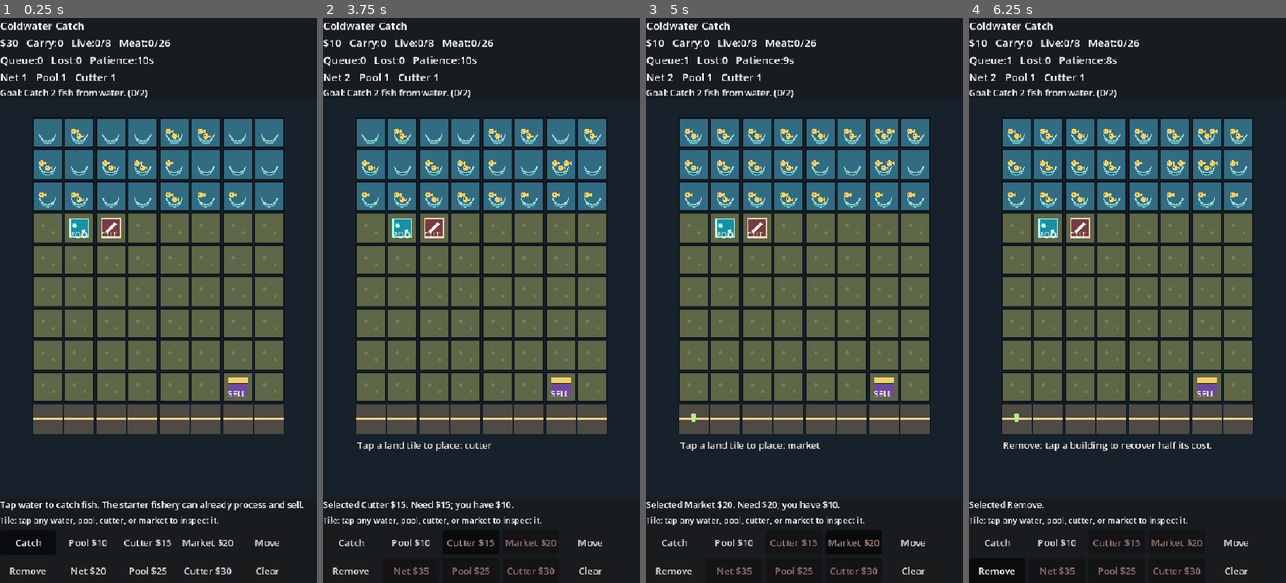
Above: before the commit, frames 1-4 (left to right).
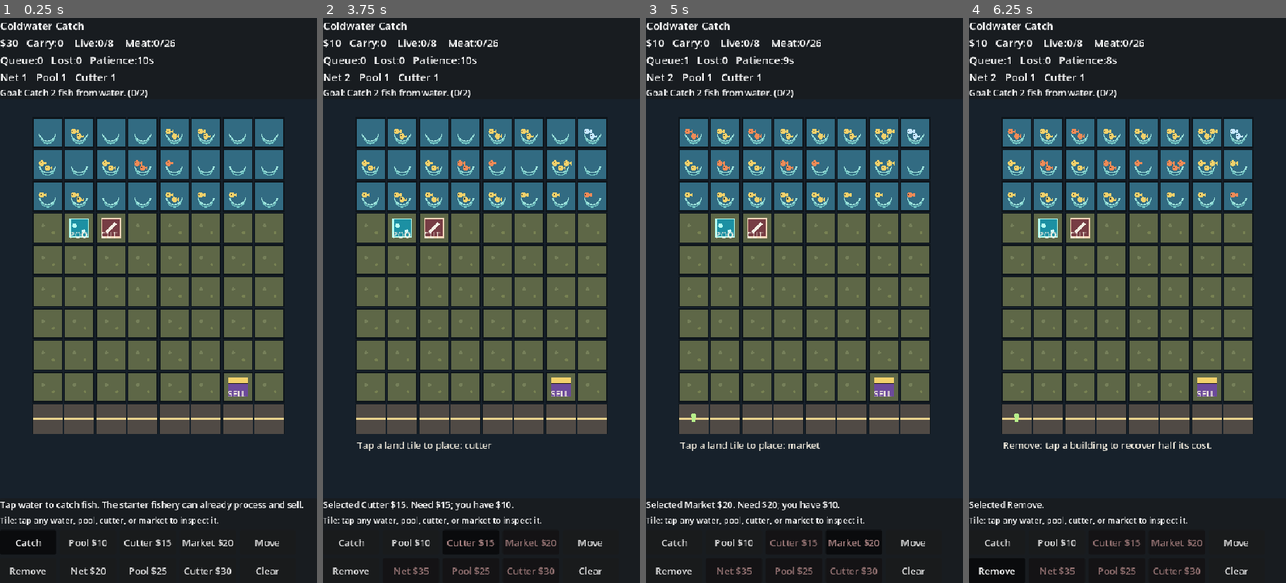
Above: after the commit, the same moments.

Repository: FunnySkillz/project_tilesgame
Game: Godot game, scene res://scenes/Main.tscn
Two runs of this game, one before a commit and one after it. Both use one fixed random seed, a clock stepped at 60 frames per second and the inputs below.
Inputs:
- Up to frame 1 (0.25 s): no input
- Up to frame 2 (3.75 s): click "Net $20" at 0.5 s; click "Net $35" at 1.25 s; click "Catch" at 2 s; click "Pool $10" at 2.75 s; click "Cutter $15" at 3.5 s
- Up to frame 3 (5 s): click "Market $20" at 4.25 s
- Up to frame 4 (6.25 s): click "Move" at 5 s; click "Remove" at 5.75 s

The runs differ from the first frame. In frame 1, 0.3% of the frame differs, in the area x 22-56%, y 3-27%; in frame 2, 0.4%; in frame 3, 0.5%; in frame 4, 0.5%, in the area x 12-87%, y 3-32%.

Commit message:
Start progression with fish types

Diff:
--- a/scripts/main.gd
+++ b/scripts/main.gd
@@ -3,6 +3,7 @@
 enum TileKind { WATER, LAND, ROAD }
 enum BuildKind { NONE, POOL, CUTTER, MARKET }
 enum GoalStep { CATCH, STORE, PROCESS, SELL, UPGRADE, BUILD, COMPLETE }
+enum FishKind { MINNOW, CARP, SILVERFISH }
 
 const GRID_W := 8
 const GRID_H := 10
@@ -26,8 +27,8 @@
 var tiles: Array = []
 var selected_tool := TOOL_CATCH
 var money := 30
-var carried_fish := 0
-var live_fish := 0
+var carried_fish_stock: Array = [0, 0, 0]
+var live_fish_stock: Array = [0, 0, 0]
 var meat := 0
 var net_level := 1
 var pool_level := 1
@@ -41,6 +42,7 @@
 var status_text := "Tap water to catch fish. The starter fishery can already process and sell."
 var goal_step := GoalStep.CATCH
 var fish_caught_total := 0
+var fish_caught_by_kind: Array = [0, 0, 0]
 var fish_stored_total := 0
 var meat_processed_total := 0
 var meat_sold_total := 0
@@ -111,11 +113,13 @@
 				kind = TileKind.WATER
 			elif y == GRID_H - 1:
 				kind = TileKind.ROAD
+			var fish_kind := _random_fish_kind()
 			var fish_count := randi_range(1, 2) if kind == TileKind.WATER and randf() < 0.45 else 0
 			row.append({
 				"kind": kind,
 				"building": BuildKind.NONE,
 				"fish": fish_count,
+				"fish_kind": fish_kind,
 				"spawn_timer": randf_range(2.0, 6.0)
 			})
 		tiles.append(row)
@@ -277,27 +281,27 @@
 			return
 
 		var caught: int = min(tile["fish"], net_level)
+		var fish_kind := int(tile["fish_kind"])
 		tile["fish"] -= caught
 		tiles[cell.y][cell.x] = tile
-		carried_fish += caught
+		_add_fish_to_stock(carried_fish_stock, fish_kind, caught)
 		fish_caught_total += caught
-		status_text = "Caught " + str(caught) + " fish. Tap a pool to store them."
-		_add_popup_for_cell(cell, "+" + str(caught) + " fish", Color("#f2d16b"))
+		_add_fish_to_stock(fish_caught_by_kind, fish_kind, caught)
+		status_text = "Caught " + str(caught) + " " + _fish_plural(fish_kind, caught) + ". Tap a pool to store them."
+		_add_popup_for_cell(cell, "+" + str(caught) + " " + _fish_name(fish_kind), _fish_color(fish_kind))
 		return
 
 	if tile["building"] == BuildKind.POOL:
-		if carried_fish <= 0:
+		if _carried_fish_total() <= 0:
 			status_text = "You are not carrying fish. Tap water first."
 			return
 
-		var room := _pool_capacity() - live_fish
+		var room := _pool_capacity() - _live_fish_total()
 		if room <= 0:
 			status_text = "Pools are full. Build or upgrade more capacity."
 			return
 
-		var moved: int = min(room, carried_fish)
-		carried_fish -= moved
-		live_fish += moved
+		var moved: int = _move_fish_between_stocks(carried_fish_stock, live_fish_stock, room)
 		fish_stored_total += moved
 		status_text = "Stored " + str(moved) + " live fish in pools."
 		_add_popup_for_cell(cell, "+" + str(moved) + " live", Color("#9fe4dd"))
@@ -385,7 +389,7 @@
 	money -= cost
 	net_level += 1
 	upgrades_bought_total += 1
-	status_text = "Net upgraded to level " + str(net_level) + "."
+	status_text = "Net upgraded to level " + str(net_level) + "." + _net_unlock_text()
 	_add_popup("Net level " + str(net_level), grid_rect.position + Vector2(grid_rect.size.x * 0.5, 28.0), Color("#f2d16b"))
 	_update_hud()
 
@@ -425,6 +429,7 @@
 
 			tile["spawn_timer"] -= delta
 			if tile["spawn_timer"] <= 0.0:
+				tile["fish_kind"] = _random_fish_kind()
 				tile["fish"] = randi_range(1, min(3, 1 + net_level))
 				tile["spawn_timer"] = randf_range(3.0, 7.0)
 			tiles[y][x] = tile
@@ -432,7 +437,7 @@
 
 func _tick_cutters(delta: float) -> void:
 	var cutter_count := _building_count(BuildKind.CUTTER)
-	if cutter_count <= 0 or live_fish <= 0:
+	if cutter_count <= 0 or _live_fish_total() <= 0:
 		cutter_progress = 0.0
 		return
 	if meat >= _meat_capacity():
@@ -442,16 +447,17 @@
 	var required: float = _cutter_required_time()
 	cutter_progress += delta * _cutter_rate()
 
-	while cutter_progress >= required and live_fish > 0:
-		var produced := 2 + int(cutter_level >= 3)
+	while cutter_progress >= required and _live_fish_total() > 0:
+		var fish_kind := _take_next_live_fish_kind()
+		var produced := _fish_meat_yield(fish_kind) + int(cutter_level >= 3)
 		if meat + produced > _meat_capacity():
+			_add_fish_to_stock(live_fish_stock, fish_kind, 1)
 			status_text = "Meat storage is full. Markets create more storage and sell faster near roads."
 			break
 		cutter_progress -= required
-		live_fish -= 1
 		meat += produced
 		meat_processed_total += produced
-		status_text = "Cutters processed fish into meat."
+		status_text = "Cutters processed " + _fish_name(fish_kind) + " into " + str(produced) + " meat."
 		_add_popup("+" + str(produced) + " meat", _building_center(BuildKind.CUTTER), Color("#ffd7bb"))
 
 
@@ -540,7 +546,7 @@
 
 
 func _can_remove_pool_at(cell: Vector2i) -> bool:
-	return live_fish <= _pool_capacity_without(cell)
+	return _live_fish_total() <= _pool_capacity_without(cell)
 
 
 func _meat_capacity() -> int:
@@ -589,6 +595,126 @@
 	return capacity
 
 
+func _random_fish_kind() -> int:
+	var roll := randf()
+	if net_level >= 3:
+		if roll < 0.30:
+			return FishKind.MINNOW
+		if roll < 0.75:
+			return FishKind.CARP
+		return FishKind.SILVERFISH
+	if net_level >= 2:
+		if roll < 0.45:
+			return FishKind.MINNOW
+		if roll < 0.85:
+			return FishKind.CARP
+		return FishKind.SILVERFISH
+	if roll < 0.72:
+		return FishKind.MINNOW
+	return FishKind.CARP
+
+
+func _fish_name(fish_kind: int) -> String:
+	match fish_kind:
+		FishKind.MINNOW:
+			return "minnow"
+		FishKind.CARP:
+			return "carp"
+		FishKind.SILVERFISH:
+			return "silverfish"
+		_:
+			return "fish"
+
+
+func _fish_plural(fish_kind: int, count: int) -> String:
+	var name := _fish_name(fish_kind)
+	if count == 1:
+		return name
+	if fish_kind == FishKind.SILVERFISH:
+		return "silverfish"
+	return name + "s"
+
+
+func _fish_color(fish_kind: int) -> Color:
+	match fish_kind:
+		FishKind.MINNOW:
+			return Color("#f2d16b")
+		FishKind.CARP:
+			return Color("#f08b57")
+		FishKind.SILVERFISH:
+			return Color("#c7e8ff")
+		_:
+			return Color("#f2d16b")
+
+
+func _fish_meat_yield(fish_kind: int) -> int:
+	match fish_kind:
+		FishKind.MINNOW:
+			return 1
+		FishKind.CARP:
+			return 2
+		FishKind.SILVERFISH:
+			return 3
+		_:
+			return 1
+
+
+func _stock_total(stock: Array) -> int:
+	var total := 0
+	for amount in stock:
+		total += int(amount)
+	return total
+
+
+func _carried_fish_total() -> int:
+	return _stock_total(carried_fish_stock)
+
+
+func _live_fish_total() -> int:
+	return _stock_total(live_fish_stock)
+
+
+func _add_fish_to_stock(stock: Array, fish_kind: int, count: int) -> void:
+	stock[fish_kind] = int(stock[fish_kind]) + count
+
+
+func _move_fish_between_stocks(from_stock: Array, to_stock: Array, max_count: int) -> int:
+	var moved := 0
+	for fish_kind: int in [FishKind.SILVERFISH, FishKind.CARP, FishKind.MINNOW]:
+		if moved >= max_count:
+			break
+		var available := int(from_stock[fish_kind])
+		if available <= 0:
+			continue
+		var take: int = min(available, max_count - moved)
+		from_stock[fish_kind] = available - take
+		to_stock[fish_kind] = int(to_stock[fish_kind]) + take
+		moved += take
+	return moved
+
+
+func _take_next_live_fish_kind() -> int:
+	for fish_kind: int in [FishKind.SILVERFISH, FishKind.CARP, FishKind.MINNOW]:
+		if int(live_fish_stock[fish_kind]) > 0:
+			live_fish_stock[fish_kind] = int(live_fish_stock[fish_kind]) - 1
+			return fish_kind
+	return FishKind.MINNOW
+
+
+func _stock_summary(stock: Array) -> String:
+	if _stock_total(stock) <= 0:
+		return ""
+
+	var parts: Array = []
+	if int(stock[FishKind.MINNOW]) > 0:
+		parts.append("M" + str(stock[FishKind.MINNOW]))
+	if int(stock[FishKind.CARP]) > 0:
+		parts.append("C" + str(stock[FishKind.CARP]))
+	if int(stock[FishKind.SILVERFISH]) > 0:
+		parts.append("S" + str(stock[FishKind.SILVERFISH]))
+	return "[" + " ".join(parts) + "]"
+
+
 func _format_ratio(value: float) -> String:
 	return "%.1f" % value
 
@@ -627,6 +753,14 @@
 
 func _cutter_upgrade_cost() -> int:
 	return 30 + (cutter_level - 1) * 25
+
+
+func _net_unlock_text() -> String:
+	if net_level == 2:
+		return " Silverfish can now appear in the water."
+	if net_level == 3:
+		return " Better fish now appear more often."
+	return ""
 
 
 func _affordability_color(cost: int) -> Color:
@@ -745,7 +879,11 @@
 		GoalStep.BUILD:
 			return "Goal: Build one extra pool, cutter, or market. " + _progress_text(buildings_built_total, 1)
 		_:
-			return "Phase 1 complete: keep improving the loop or start the next milestone."
+			if net_level < 2:
+				return "Progression: upgrade Net to level 2 to unlock silverfish."
+			if int(fish_caught_by_kind[FishKind.SILVERFISH]) <= 0:
+				return "Progression: catch a silverfish. It yields 3 meat."
+			return "Progression online: fish variety is active. Next milestone adds new buildings."
 
 
 func _progress_text(current: int, target: int) -> String:
@@ -790,11 +928,13 @@
 		return
 
 	var capacity := _pool_capacity()
-	hud_label.text = "Coldwater Catch\n$%d   Carry:%d   Live:%d/%d   Meat:%d/%d\nQueue:%d   Lost:%d   Patience:%ds\nNet %d   Pool %d   Cutter %d" % [
+	hud_label.text = "Coldwater Catch\n$%d   Carry:%d %s   Live:%d/%d %s   Meat:%d/%d\nQueue:%d   Lost:%d   Patience:%ds\nNet %d   Pool %d   Cutter %d" % [
 		money,
-		carried_fish,
-		live_fish,
+		_carried_fish_total(),
+		_stock_summary(carried_fish_stock),
+		_live_fish_total(),
 		capacity,
+		_stock_summary(live_fish_stock),
 		meat,
 		_meat_capacity(),
 		customers_waiting,
@@ -866,7 +1006,7 @@
 			draw_rect(rect, Color("#0e151b"), false, 2.0)
 
 			if tile["kind"] == TileKind.WATER:
-				_draw_water_tile(rect, int(tile["fish"]))
+				_draw_water_tile(rect, int(tile["fish"]), int(tile["fish_kind"]))
 			elif tile["kind"] == TileKind.ROAD:
 				_draw_road_tile(rect)
 			else:
@@ -880,13 +1020,13 @@
 				draw_rect(rect.grow(2.0), Color("#f2d16b"), false, 3.0)
 
 
-func _draw_water_tile(rect: Rect2, fish_count: int) -> void:
+func _draw_water_tile(rect: Rect2, fish_count: int, fish_kind: int) -> void:
 	draw_arc(rect.get_center(), tile_px * 0.26, 0.2, PI - 0.2, 16, Color("#9fe4dd"), 2.0)
 	draw_arc(rect.get_center() + Vector2(0, 6), tile_px * 0.22, 0.2, PI - 0.2, 16, Color("#72c5c3"), 2.0)
 
 	for i in fish_count:
 		var offset := Vector2(-tile_px * 0.18 + float(i) * tile_px * 0.18, -tile_px * 0.04 + float(i % 2) * 8.0)
-		_draw_fish(rect.get_center() + offset, tile_px * 0.18)
+		_draw_fish(rect.get_center() + offset, tile_px * 0.18, fish_kind)
 
 
 func _draw_road_tile(rect: Rect2) -> void:
@@ -940,15 +1080,16 @@
 			draw_line(stall.position + Vector2(0, stall.size.y * 0.32), stall.position + Vector2(stall.size.x, stall.size.y * 0.32), Color("#1b1720"), 2.0)
 
 
-func _draw_fish(center: Vector2, scale: float) -> void:
-	draw_circle(center, scale * 0.48, Color("#f2d16b"))
+func _draw_fish(center: Vector2, scale: float, fish_kind: int) -> void:
+	var color := _fish_color(fish_kind)
+	draw_circle(center, scale * 0.48, color)
 	draw_polygon(
 		PackedVector2Array([
 			center + Vector2(scale * 0.38, 0),
 			center + Vector2(scale * 0.82, -scale * 0.36),
 			center + Vector2(scale * 0.82, scale * 0.36)
 		]),
-		PackedColorArray([Color("#f2d16b"), Color("#f2d16b"), Color("#f2d16b")])
+		PackedColorArray([color, color, color])
 	)
 	draw_circle(center + Vector2(-scale * 0.18, -scale * 0.1), scale * 0.08, Color("#17212b"))
 
@@ -995,7 +1136,10 @@
 
 	var tile: Dictionary = tiles[selected_cell.y][selected_cell.x]
 	if tile["kind"] == TileKind.WATER:
-		return "Tile: water with " + str(tile["fish"]) + " fish."
+		if tile["fish"] <= 0:
+			return "Tile: water. Fish will return soon."
+		var fish_kind := int(tile["fish_kind"])
+		return "Tile: water with " + str(tile["fish"]) + " " + _fish_plural(fish_kind, int(tile["fish"])) + ". Yield: " + str(_fish_meat_yield(fish_kind)) + " meat."
 	if tile["kind"] == TileKind.ROAD:
 		return "Tile: road. Markets beside roads sell twice as fast."
 
Not shown, changed: README.md
Not shown, changed: docs/art_plan.md
Not shown, changed: docs/implementation_phases.md
